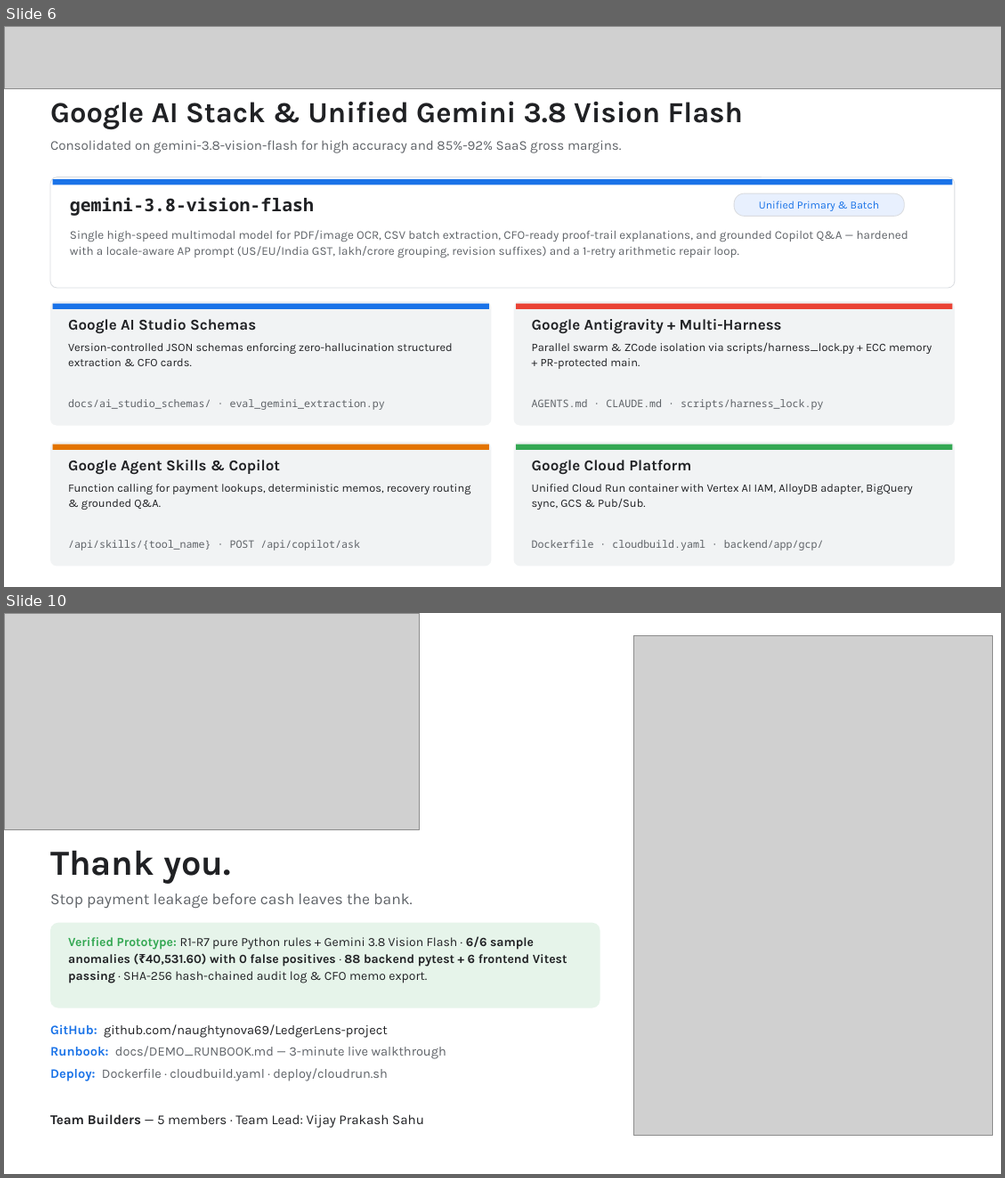
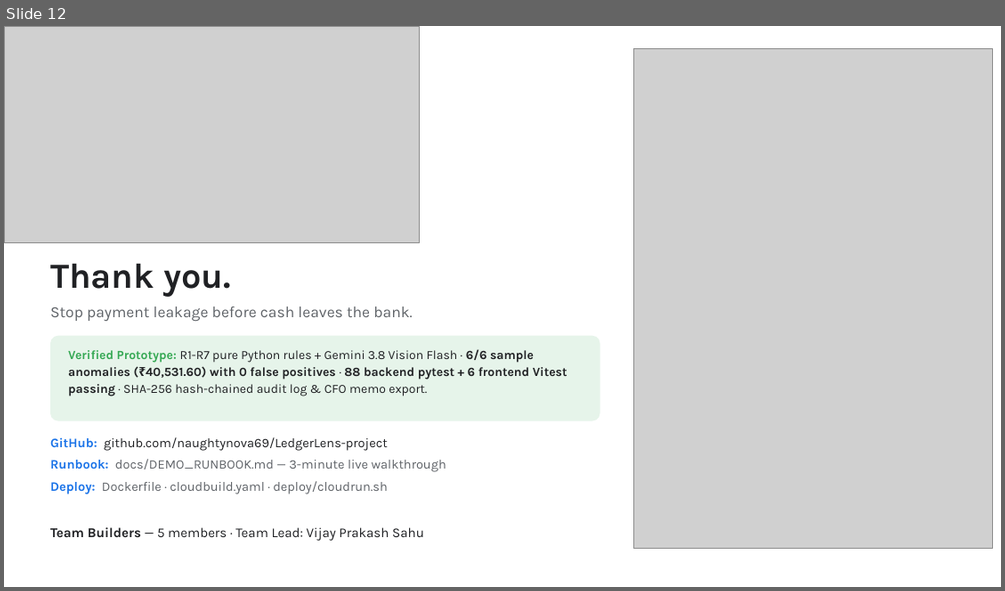
Before and after one commit to naughtynova69/LedgerLens-project, a slide deck: docs/presentation/LedgerLens_Startup_Buildathon_Submission.pptx. Shown one above the other, each under a label of ours: slides 6 and 10 before the commit, slide 12 after it; the slides between them are not shown. The pictures are 1005x1178 and 1005x591 pixels, drawn with LibreOffice and Linux fonts; fonts in the diff are those of the drawing; grey boxes stand for pictures. Boxes give left, top, right and bottom in pixels: in the first picture for what was removed or moved away, otherwise in the second. Text is boxed around its words. In the diff, an @@ line names an element or a change of style, - is before the commit and + after.

Commit message:
docs(presentation): align PPTX strictly to 12-slide Buildathon Prototype Submission template

```diff
--- a/docs/presentation/LedgerLens_Startup_Buildathon_Submission.pptx
+++ b/docs/presentation/LedgerLens_Startup_Buildathon_Submission.pptx
@@ slide 6 removed at (4, 26, 1001, 587), background #FFFFFF @@
@@ picture removed at (4, 26, 1001, 89) @@
@@ text removed at (50, 101, 743, 129) @@
-Google AI Stack & Unified Gemini 3.8 Vision Flash
@@ text removed at (50, 140, 622, 153) @@
-Consolidated on gemini-3.8-vision-flash for high accuracy and 85%-92% SaaS gross margins.
@@ rounded rectangle removed at (50, 177, 955, 288) @@
@@ rectangle removed at (53, 179, 952, 184) @@
@@ text removed at (70, 197, 314, 216) @@
-gemini-3.8-vision-flash
@@ rounded rectangle removed at (734, 193, 905, 216) @@
@@ text removed at (759, 200, 879, 211) @@
-Unified Primary & Batch
@@ text removed at (70, 230, 908, 258) @@
-Single high-speed multimodal model for PDF/image OCR, CSV batch extraction, CFO-ready proof-trail explanations, and grounded Copilot Q&A — hardened with a locale-aware AP prompt (US/EU/India GST, lakh/crore grouping, revision suffixes) and a 1-retry arithmetic repair loop.
@@ rounded rectangle removed at (50, 301, 492, 426) @@
@@ rectangle removed at (53, 304, 489, 309) @@
@@ text removed at (68, 319, 256, 334) @@
-Google AI Studio Schemas
@@ rounded rectangle removed at (514, 301, 955, 426) @@
@@ rectangle removed at (517, 304, 953, 309) @@
@@ text removed at (532, 319, 782, 334) @@
-Google Antigravity + Multi-Harness
@@ text removed at (68, 343, 453, 366) @@
-Version-controlled JSON schemas enforcing zero-hallucination structured extraction & CFO cards.
@@ text removed at (532, 342, 931, 369) @@
-Parallel swarm & ZCode isolation via scripts/harness_lock.py + ECC memory + PR-protected main.
@@ text removed at (68, 399, 385, 410) @@
-docs/ai_studio_schemas/ · eval_gemini_extraction.py
@@ text removed at (532, 399, 823, 410) @@
-AGENTS.md · CLAUDE.md · scripts/harness_lock.py
@@ rounded rectangle removed at (50, 442, 492, 566) @@
@@ rectangle removed at (53, 444, 489, 450) @@
@@ rounded rectangle removed at (514, 442, 955, 566) @@
@@ rectangle removed at (517, 444, 953, 450) @@
@@ text removed at (68, 459, 281, 475) @@
-Google Agent Skills & Copilot
@@ text removed at (532, 459, 691, 475) @@
-Google Cloud Platform
@@ text removed at (68, 483, 470, 509) @@
-Function calling for payment lookups, deterministic memos, recovery routing & grounded Q&A.
@@ text removed at (532, 483, 912, 509) @@
-Unified Cloud Run container with Vertex AI IAM, AlloyDB adapter, BigQuery sync, GCS & Pub/Sub.
@@ text removed at (68, 540, 360, 550) @@
-/api/skills/{tool_name} · POST /api/copilot/ask
@@ text removed at (532, 540, 824, 550) @@
-Dockerfile · cloudbuild.yaml · backend/app/gcp/
@@ what was slide 10 is now slide 12 @@
```
Also in this commit, not shown: 6 slides changed, 5 slides added, 2 other slides removed, 1 other file.
